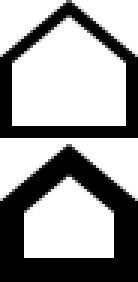
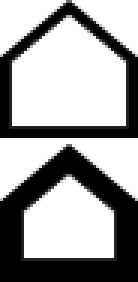
The second 138px x 282px image is a revision of the first. Changes to its layers:
painted on "Rectangle 1 copy", unmasked it over (x1=21, y1=174, x2=117, y2=261)
painted on "Rectangle 1", unmasked it over (x1=9, y1=15, x2=129, y2=129)
removed layer "Layer 0" over (x1=9, y1=15, x2=129, y2=261)
